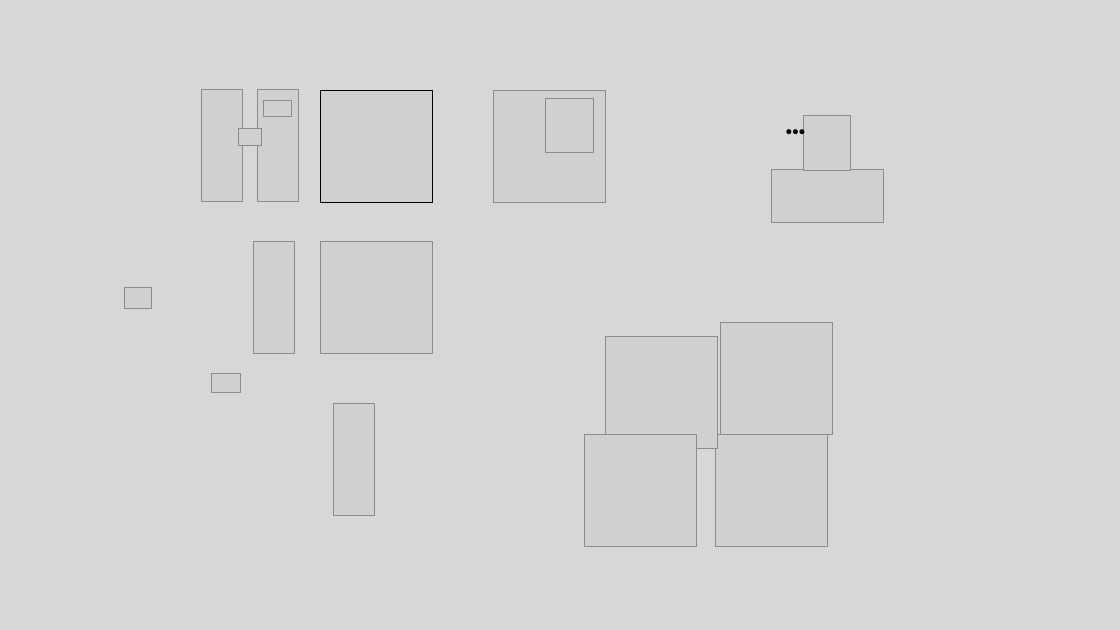
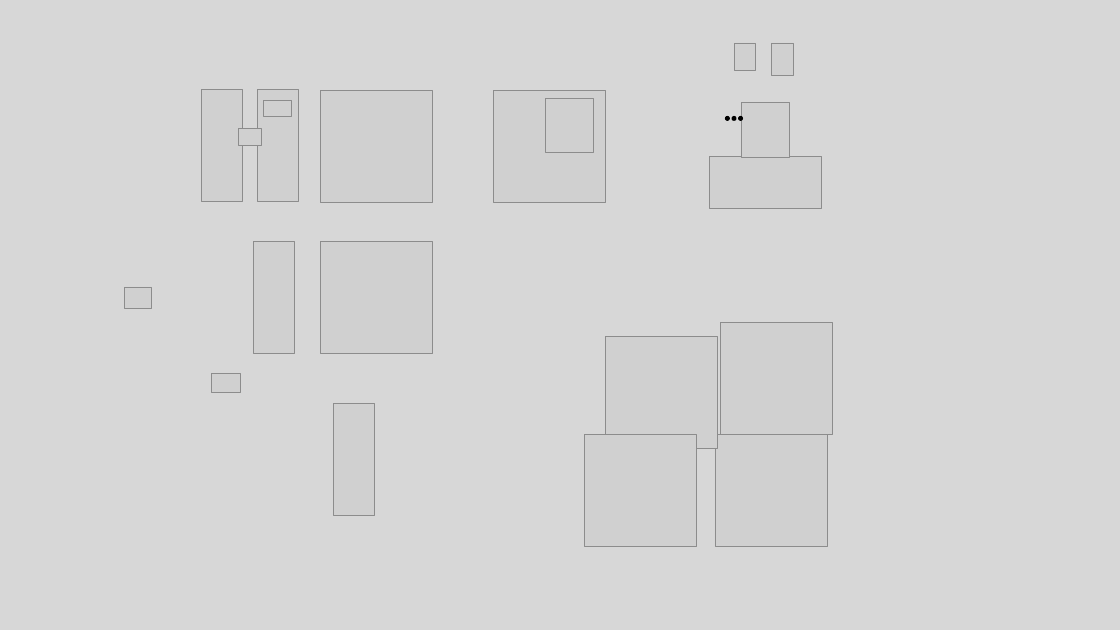
Before and after one commit to giladghgh/chess-coach, a slide deck: slide 7 of media/workshop.pptx. Drawn at 1120x630 pixels with LibreOffice and Linux fonts; fonts in the diff are those of the drawing; grey boxes stand for pictures; background and template pictures are left out. Boxes give left, top, right and bottom in pixels: in the first picture for what was removed or moved away, otherwise in the second. Text is boxed around its words. In the diff, an @@ line names an element or a change of style, - is before the commit and + after.

```diff
--- a/media/workshop.pptx
+++ b/media/workshop.pptx
@@ picture added at [734,43,756,71] @@
@@ picture added at [771,43,793,76] @@
@@ rectangle removed at [321,90,433,202] @@
@@ 3 ellipses, 2 pictures: place and size @@
-3 ellipses, 2 pictures at [771,116,883,223]
+3 ellipses, 2 pictures at [710,103,822,209]
```
Also in this commit, not shown: 3 other slides changed, 3 slides added, 1 slide removed, 24 other files.
